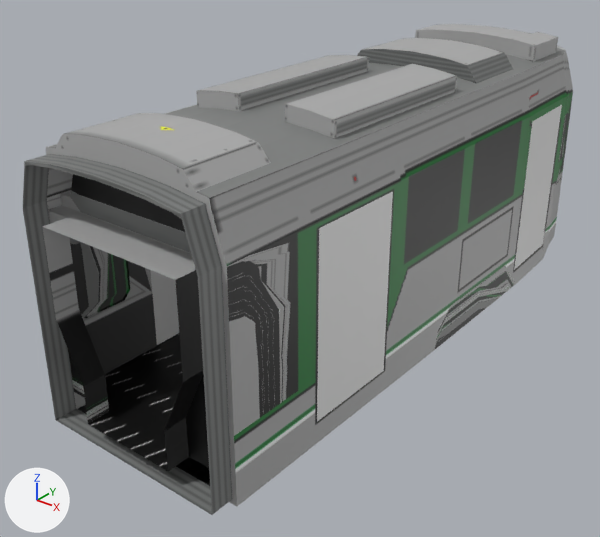
Two versions of the Blender file lrv_type_9/blender/type_9_wagon.blend, one commit apart.
The view is the same before and after, from a camera (50 mm lens) standing at (41.3, -61.0, 38.9) and looking at (-3.8, -4.6, 4.0). Lighting does not change. The marker at lower left points along +X, +Y and +Z.

The first picture shows 'Doors', 'Wagon Exterior', 'Wagon Interior'.
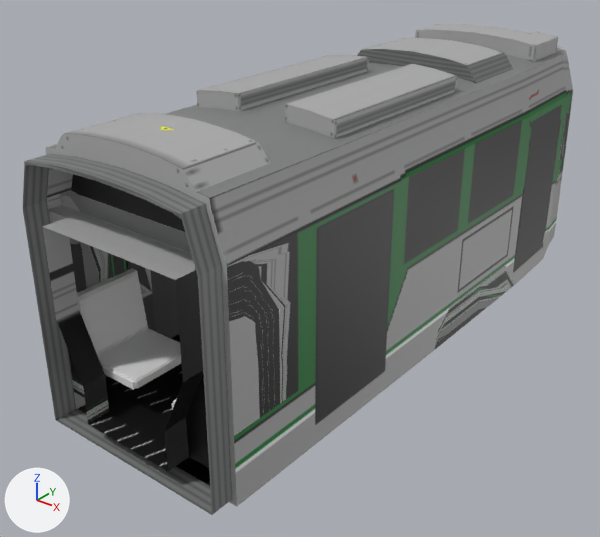
Edits to the bpy script that builds the scene:
```text
Change me_cube_002:
    used by ob_doors; location = (0.0, 0.0, 0.0); scale = (9.2, 10.0, 10.0)
    remove me_cube_002.from_pydata(...)  # 119 vertices, 57 faces; spans x -1.0..1.0, y -1.88..2.38, z 0.0..1.63
    add me_cube_002.from_pydata(...)  # 40 vertices, 10 faces; spans x -1.0..1.0, y -1.87..2.38, z 0.0..1.63
    me_cube_002 part 1: the loose piece of 8 vertices spanning x -0.98, y -1.88..-1.41, z 0.0..1.63 is rebuilt with 4 vertices and now spans x -0.97, y -1.87..-1.41, z 0.0..1.63, in mat_material (picture img_type_9_wagon_exterior_png)
    me_cube_002 part 2: 22 vertices removed from x 1.0, y -1.87..-0.94, z 0.0..1.63
    me_cube_002 part 3: 11 vertices removed from x 0.96..1.0, y 1.57..2.38, z 0.01..1.62
    add me_cube_002.materials.append(mat_material)  # picture img_type_9_wagon_exterior_png
Change me_cube_006:
    used by ob_seats; location = (-4.74, 20.06, 6.24); scale = (0.92, 1.0, 1.0)
    remove me_cube_006.from_pydata(...)  # 58 vertices, 58 faces; spans x -3.5..3.5, y -3.15..3.75, z -1.58..4.29
    add me_cube_006.from_pydata(...)  # 522 vertices, 549 faces; spans x -4.59..14.88, y -47.22..3.75, z -3.58..4.29
    me_cube_006 part 4: a new loose piece of 58 vertices spanning x -4.51..2.99, y -47.22..-40.78, z -3.58..2.29
```

Boxes [x1, y1, x2, y2] around the edits, measured in the pictures (600 x 537 px):
'Seats', reshaped (not visible before): after [77, 268, 181, 410]
part 1 of me_cube_002, rebuilt: before [150, 270, 179, 345]; after [150, 270, 179, 338]
part 2 of me_cube_002, deleted: before [317, 192, 393, 421]
part 3 of me_cube_002, deleted: before [514, 105, 562, 270]
part 4 of me_cube_006, added: after [77, 268, 181, 390]
